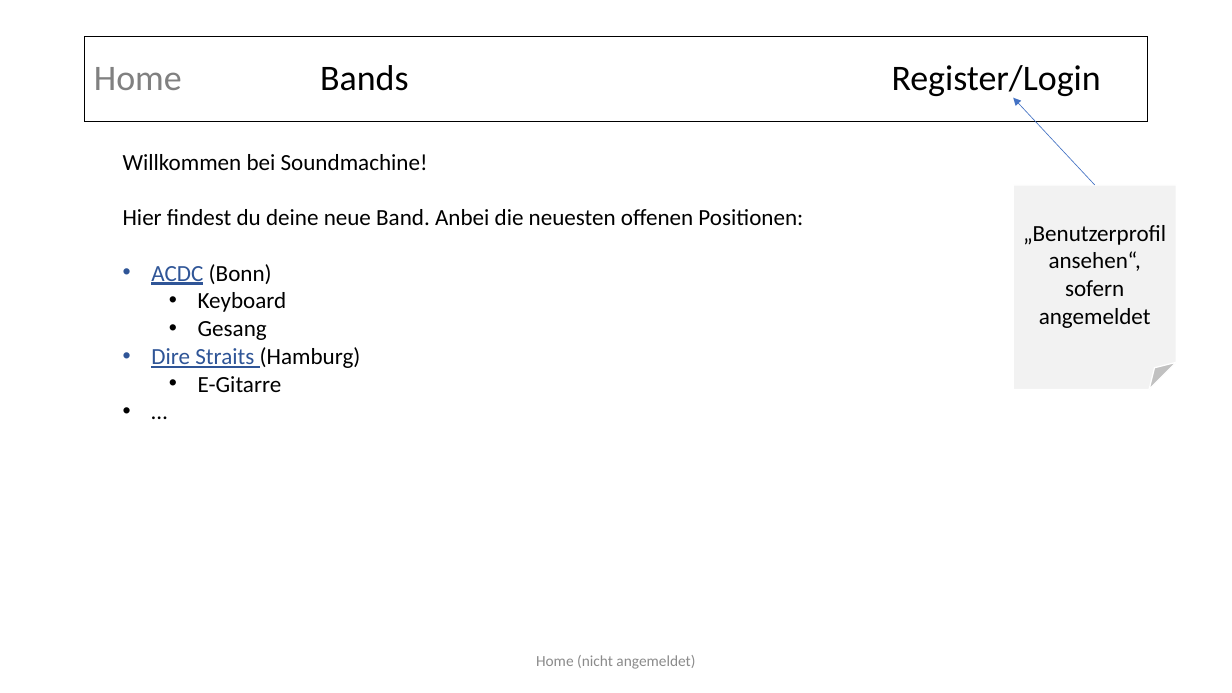
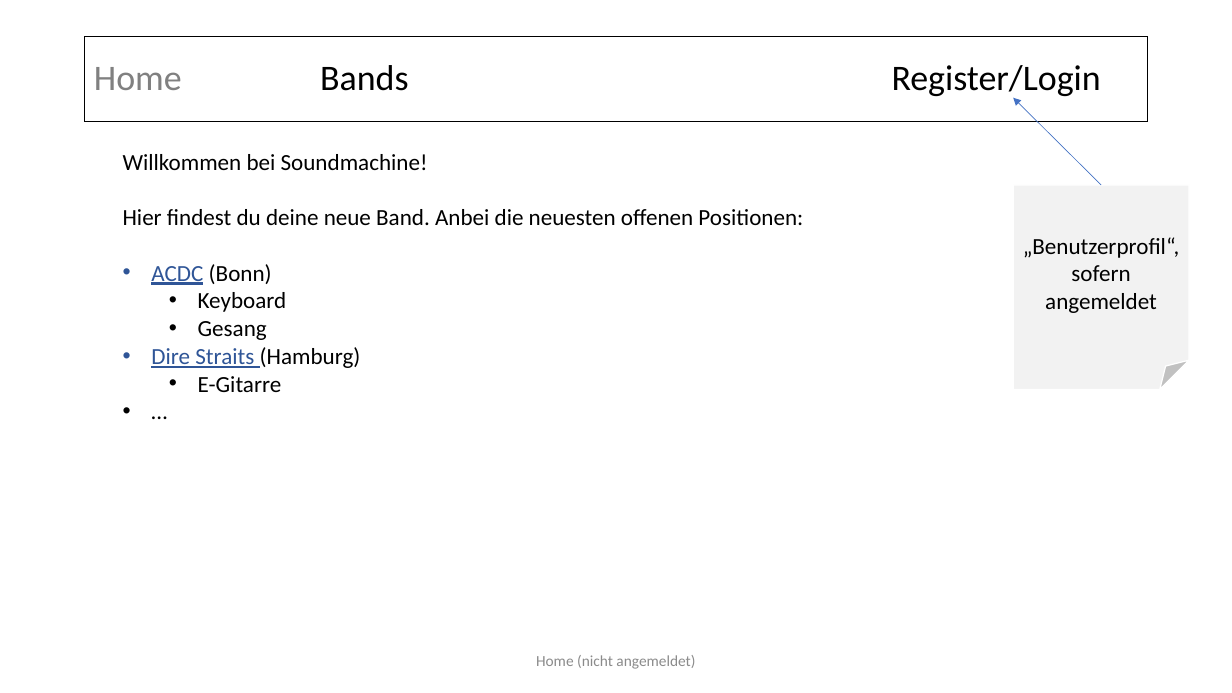
Before and after one commit to WCS-Java-Training-Bonn-2019/where-is-my-band, a slide deck: slide 2 of Projektdokumentation/MockflowSoundmachine.pptx. Drawn at 1232x693 pixels with LibreOffice and Linux fonts; fonts in the diff are those of the drawing. Boxes give left, top, right and bottom in pixels: in the first picture for what was removed or moved away, otherwise in the second. Text is boxed around its words. In the diff, an @@ line names an element or a change of style, - is before the commit and + after.

```diff
--- a/Projektdokumentation/MockflowSoundmachine.pptx
+++ b/Projektdokumentation/MockflowSoundmachine.pptx
@@ arrow moved from (1095, 185) - (1014, 98) to (1102, 185) - (1014, 98) @@
@@ folded corner "„Benutzerprofil“, sofern angemeldet": place and size @@
-folded corner "„Benutzerprofil“, sofern angemeldet" at box(1014, 185, 1177, 389)
+folded corner "„Benutzerprofil“, sofern angemeldet" at box(1014, 185, 1189, 389)
@@ text in folded corner at box(1023, 237, 1180, 313): text changed @@
-„Benutzerprofil ansehen“, sofern angemeldet
+„Benutzerprofil“, sofern angemeldet
```
Also in this commit, not shown: 1 other file.
